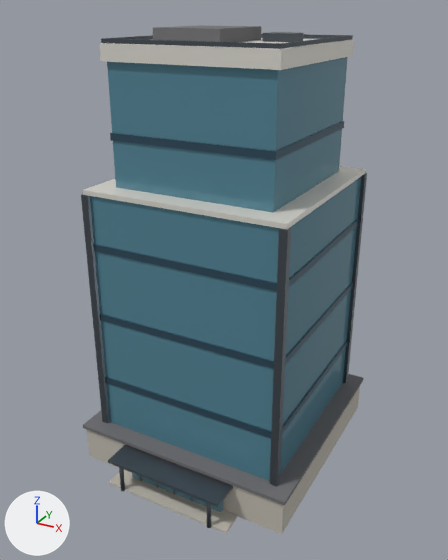
An edit to the glTF model src/assets/models/props/office_tower_mid.glb, drawn before and after from the same camera.
Rendered twice from a camera (50 mm lens) standing at (43.6, -82.0, 70.6) and looking at (0.2, -3.1, 31.2). The axes (+X, +Y, +Z) are drawn at lower left. The lights are the same throughout. The older version comes first. Vertices at exactly the same position are counted once.

Objects in the first picture: 'Merged_RoofDark', 'Merged_TowerGlass', 'Merged_TowerMetal', 'Merged_TowerSpandrel', 'Merged_TowerStone', 'Merged_TowerTrim' and 1 more.
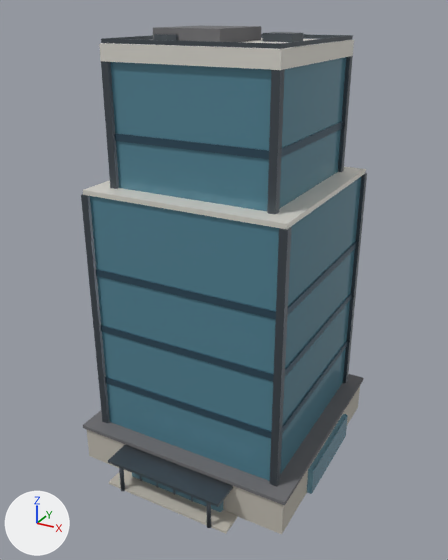
Patch to the scene script:
```diff
--- a/src/assets/models/props/office_tower_mid.glb.py
+++ b/src/assets/models/props/office_tower_mid.glb.py
@@ me_merged_towermetal_mesh @@
 # used by ob_merged_towermetal; location = (0.0, 0.0, 0.0)
-me_merged_towermetal_mesh.from_pydata(...)  # 152 vertices, 236 faces; spans x -16.1..16.1, y -22.5..16.1, z 0.0..67.3
+me_merged_towermetal_mesh.from_pydata(...)  # 192 vertices, 296 faces; spans x -16.1..16.1, y -22.5..16.1, z 0.0..67.3
+# me_merged_towermetal_mesh part 1: a new loose piece, a box spanning x -13.1..-11.9, y -13.1..-11.9, z 46.0..64.0, in mat_towermetal (dark grey #596169)
+# me_merged_towermetal_mesh part 2: a new loose piece, a box spanning x 11.9..13.1, y -13.1..-11.9, z 46.0..64.0, in mat_towermetal (dark grey #596169)
+# me_merged_towermetal_mesh part 3: a new loose piece, a box spanning x 11.9..13.1, y 11.9..13.1, z 46.0..64.0, in mat_towermetal (dark grey #596169)
+# me_merged_towermetal_mesh part 4: a new loose piece, a box spanning x -8.8..-5.2, y -6.6..-3.4, z 66.1..67.2, in mat_towermetal (dark grey #596169)
+# other edits to the shape of me_merged_towermetal_mesh do not show in these pictures
 me_merged_towermetal_mesh.materials.append(mat_towermetal)
@@ me_merged_towerspandrel_mesh @@
 me_merged_towerspandrel_mesh.from_pydata(...)  # 32 vertices, 48 faces; spans x -15.7..15.7, y -15.7..15.7, z 14.5..54.5
 # used by ob_merged_towerspandrel; location = (0.0, 0.0, 0.0)
+# me_merged_towerspandrel_mesh part 5: the loose piece of 8 vertices spanning x -15.7..15.7, y -15.7..15.7, z 26.0..27.0 is moved by (0.0, 0.0, -2.0)
+# me_merged_towerspandrel_mesh part 6: the loose piece of 8 vertices spanning x -15.7..15.7, y -15.7..15.7, z 37.5..38.5 is moved by (0.0, 0.0, -4.0)
 me_merged_towerspandrel_mesh.materials.append(mat_towerspandrel)
@@ me_merged_facadeglass_mesh @@
+me_merged_facadeglass_mesh.from_pydata(...)  # a box spanning x -8.3..8.3, y -18.8..-17.9, z 0.1..4.7; a box spanning x -8.3..8.3, y 17.9..18.8, z 0.1..4.7; a box spanning x -18.8..-17.9, y -8.3..8.3, z 0.1..4.7; a box spanning x 17.9..18.8, y -8.3..8.3, z 0.1..4.7
+me_merged_facadeglass_mesh.materials.append(mat_facadeglass)  # cyan #81b3c8
@@ ob_merged_facadeglass @@
+ob_merged_facadeglass = bpy.data.objects.new('Merged_FacadeGlass', me_merged_facadeglass_mesh)
+ob_merged_facadeglass.location = (0.0, 0.0, 0.0)
```

Pixel boxes [x1, y1, x2, y2] of what changed, in the pictures (448 x 560 px; the box of a moved part takes in the faces that stretch with it):
'Merged_TowerSpandrel', reshaped (mostly hidden): before [93, 121, 359, 438]; after [96, 122, 357, 438]
'Merged_FacadeGlass', added: after [132, 414, 348, 512]
part 1 of me_merged_towermetal_mesh, added: after [101, 61, 119, 189]
part 2 of me_merged_towermetal_mesh, added: after [267, 69, 285, 214]
part 3 of me_merged_towermetal_mesh, added: after [338, 56, 353, 172]
part 4 of me_merged_towermetal_mesh, added (mostly hidden): after [154, 34, 178, 41]
part 5 of me_merged_towerspandrel_mesh, moved or reshaped (mostly hidden): before [100, 282, 353, 369]; after [101, 293, 352, 381]
part 6 of me_merged_towerspandrel_mesh, moved or reshaped: before [93, 219, 359, 291]; after [96, 241, 357, 319]
